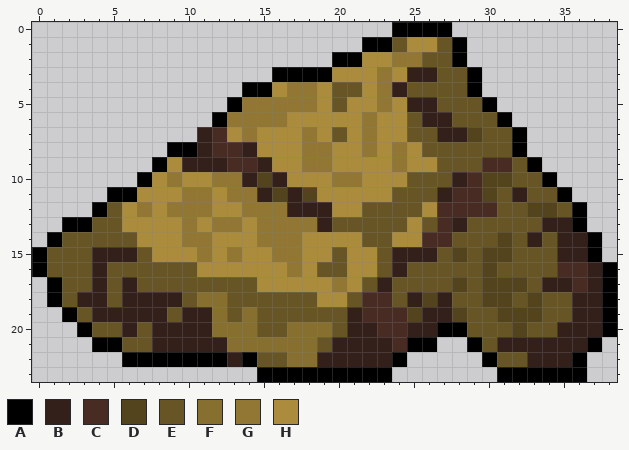
File history of a pixel-art sprite, ASP_Game/img/rock.png. The first picture shows the starting point.
The file is 156x96 pixels, drawn in blocks of 4x4; one block is one cell here.
Palette (. is transparent): A #000000  B #34201b  C #482c24  D #53441e  E #675525  F #876f30  G #917733  H #ab8c3d
Pixels before, first column x 0:
 0 ........................AAAA...........
 1 ......................AAEHHEA..........
 2 ....................AAHHGGEEA..........
 3 ................AAAAHHHGHBBEEA.........
 4 ..............AAHGGHEEHGBEEEEA.........
 5 .............AGGGGGHEHHGHBBEEEA........
 6 ............AGGGGHHHHHGHHEBBEEEA.......
 7 ...........BCHGHHHGHEHGHHEEBBDEEA......
 8 .........AABCCBHHHGGHHGHGHEEEEEEA......
 9 ........AHBBBCCBHHGGHHHHGHHEEECCEA.....
10 .......AHGHHGGBDBHHHGGHHHEEEBCDDEEA....
11 .....AAHHHGGHGGBDBDHHHHHEEEBCCDEBEEA...
12 ....AEHGHGGGHHGGGBBBHHEEEEHCCCCEEDDEA..
13 ..AAEEHHHHGHGGHGGGGBEEEEEHECBEEEEEBBA..
14 .AEEEEEHHHGGHHHGGGHHHHEEHHCCEEEDEBEBBA.
15 AEEEBBBEHHHGHGHHGGHHEHHEBBBEDEDDEEEBBA.
16 AEEEBEEEEEEHHHHHHGHEEHHEBEEEEEDEEEECCBA
17 .AEEBEBEEEEEEEEHHHHHGHEBEEEEDEDDDEBBCBA
18 .AEBBEBBBBEFFEEEEEEHHECCEBDBEEDDEDEEBBA
19 ..AEBBBBBEBBFEFEEEEEEBCCCDBBDEEDDDEEBBA
20 ...AEEBEBBBBFFFEEFFFEBBCCBBAAEEEDEEBBBA
21 ....AAEEBBBBBFFFFFFEBBBBCAA..AEBBBBBBA.
22 ......AAAAAAABAEEFFBBBBBA.....AEEBBBA..
23 ...............AAAAAAAAA.......AAAAAA..
Once edited:
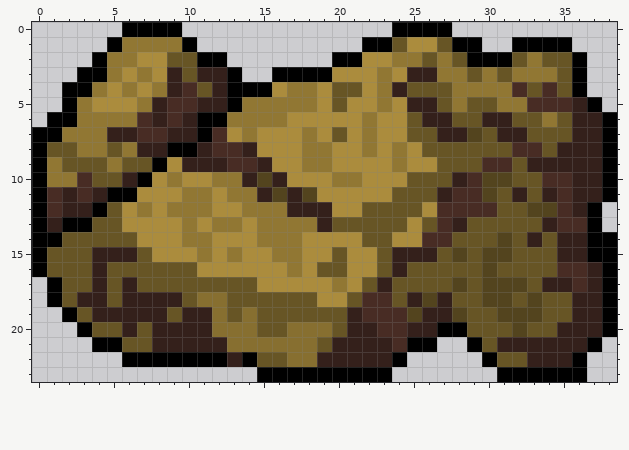
From old to new:
Changed rows in their new state; - is an unchanged pixel.
first column x 0:
 0 ------AAAA-----------------------------
 1 -----AGGGGA------------------A--AAAA---
 2 ----AGGHHEEAA--------------GEAAAEGEEA--
 3 ---AAGHGHBEBBA-------------GGEGEGGGEA--
 4 --AAGHGHGBCEBA--------------GGGGCECEA--
 5 --AGHHHGBCCBB---------------G-EGGCCCBA-
 6 -AAGGGGCBCBA------------------BBEEGEBBA
 7 AAGGGBBCCBBA-------------------BBEEEBBA
 8 AEEGGEGBB-----------------------CCEBBBA
 9 AGEEEGEE-------------------------BBBBBA
10 AGGCEEB---------------------------CCBBA
11 ACBCB-----------------------------BCBBA
12 ACBB-------------------------------CBA-
13 AB---------------------------------CCA-
14 A-------------------------------------A
15 --------------------------------------A
